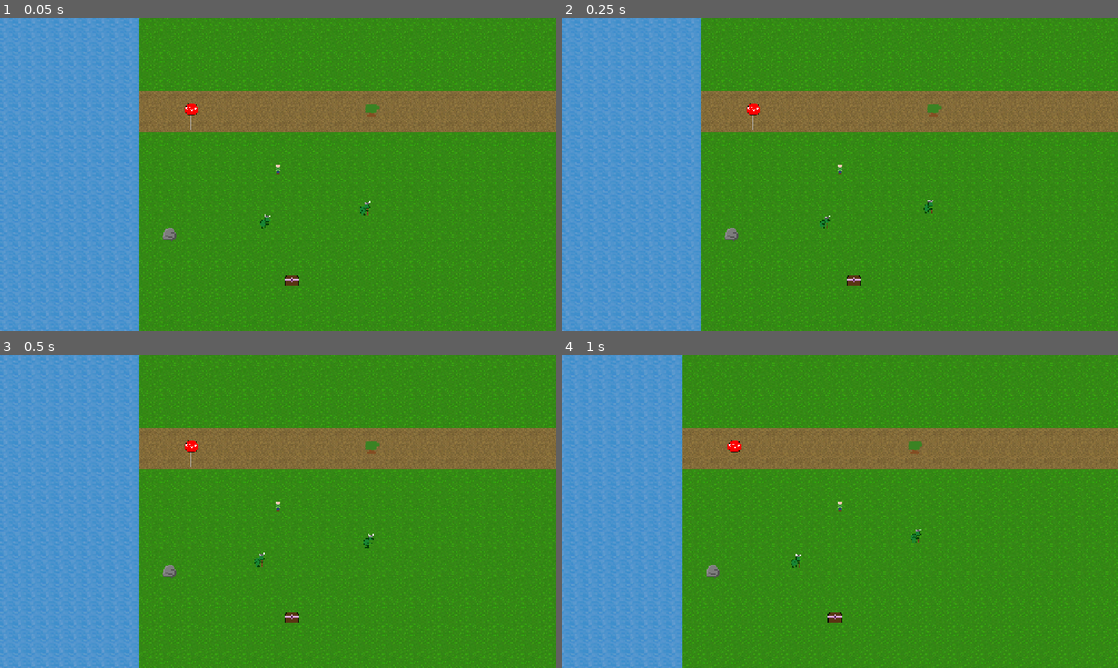
Above: before the commit, frames 1-4 (two rows, left to right).
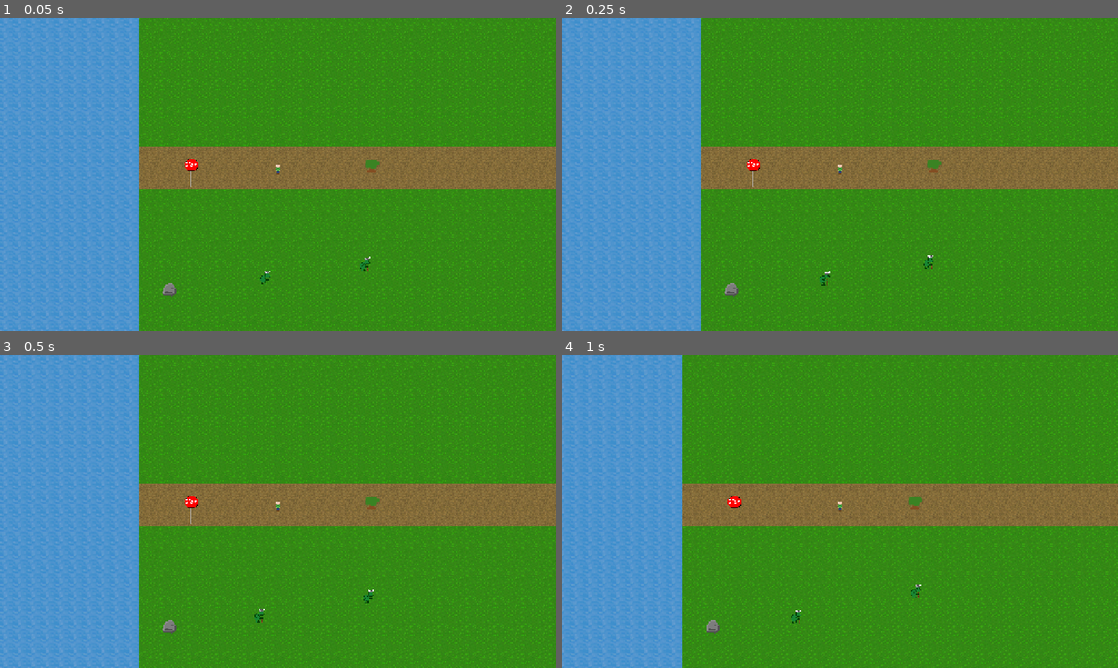
Above: after the commit, the same moments.

Repository: Drewpicus/2dPractice
Game: Godot game, scene res://Scenes/main.tscn
The game is run twice, just before and just after one commit, with the same random seed, the same clock (stepped at 60 frames per second) and the same inputs. This scene is started directly instead of the project's main scene.
Inputs (mouse positions are in pixels of both pictures, inside the frame that each line leads up to):
- Up to frame 1 (0.05 s): no input
- Up to frame 2 (0.25 s): no input
- Up to frame 3 (0.5 s): no input
- Up to frame 4 (1 s): move the mouse to (962, 495) at 0.52 s; hold D (move_right) from 0.53 s (still down); click (962, 495) at 0.6 s

The runs differ from the first frame. In frame 1, 20% of the frame differs, in the area x 3-100%, y 23-92%; in frame 2, 20%; in frame 3, 20%; in frame 4, 21%, in the area x 5-100%, y 23-92%.

Commit message:
fixed blink

Diff:
--- a/Scripts/Abilities/blink.gd
+++ b/Scripts/Abilities/blink.gd
@@ -1,7 +1,7 @@
 extends Ability
 class_name BlinkAbility
 
-var blink_range: float = 96.0
+#var blink_range: float = 96.0
 
 
 func _init() -> void:
@@ -22,13 +22,8 @@
 	if not use.has_target_position:
 		return false
 
-	if (
-		use.user.global_position.distance_to(
-			use.target_position
-		)
-		> blink_range
-	):
-		return false
+	#if (use.user.global_position.distance_to(use.target_position) > blink_range):
+	#	return false
 
 	return true
 
--- a/main.gd
+++ b/main.gd
@@ -181,7 +181,7 @@
 	use.user = player
 	use.set_target_position(
 		player.global_position
-		+ Vector2(-128.0, 0.0)
+		+ Vector2(0.0, -128.0)
 	)
 
 	print(
